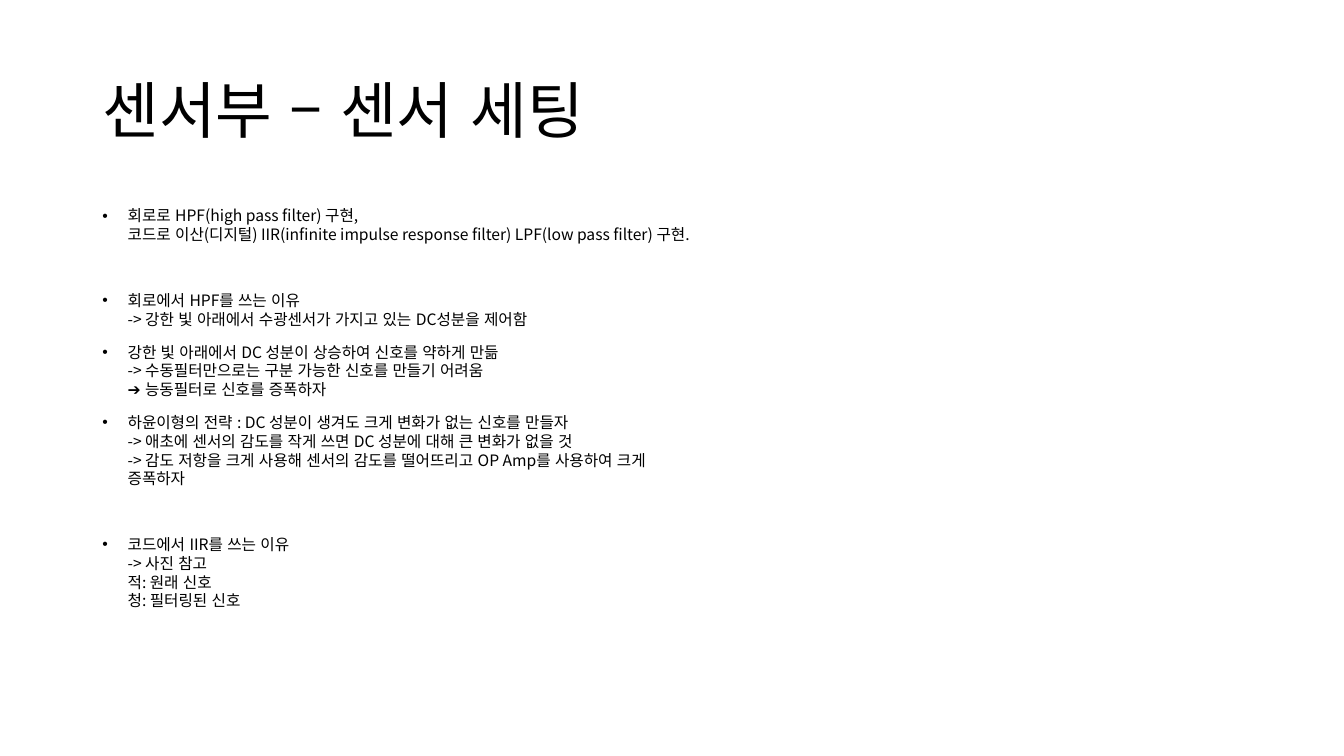
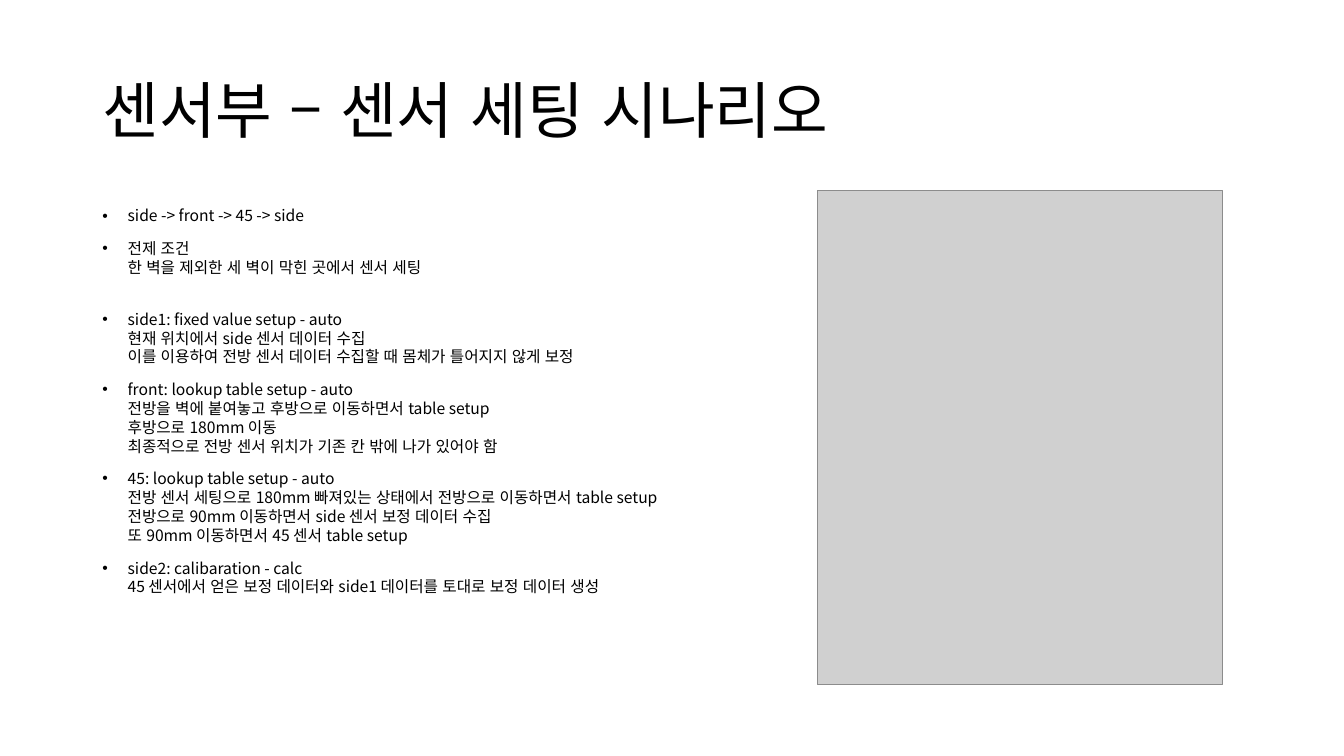
Before and after one commit to nodang/micromouse_hara, a slide deck: slide 14 of hara_instruction.pptx (slide 13 before the commit). Drawn at 1344x756 pixels with LibreOffice and Linux fonts; fonts in the diff are those of the drawing; grey boxes stand for pictures. Boxes give left, top, right and bottom in pixels: in the first picture for what was removed or moved away, otherwise in the second. Text is boxed around its words. In the diff, an @@ line names an element or a change of style, - is before the commit and + after.

```diff
--- a/hara_instruction.pptx
+++ b/hara_instruction.pptx
@@ title at [102,82,828,138]: text changed @@
-센서부 – 센서 세팅
+센서부 – 센서 세팅 시나리오
@@ text at [128,208,658,594]: text changed @@
-• 회로로 HPF(high pass filter) 구현,
-  코드로 이산(디지털) IIR(infinite impulse response filter) LPF(low pass filter) 구현.
-• 회로에서 HPF를 쓰는 이유
-  -> 강한 빛 아래에서 수광센서가 가지고 있는 DC성분을 제어함
-• 강한 빛 아래에서 DC 성분이 상승하여 신호를 약하게 만듦
-  -> 수동필터만으로는 구분 가능한 신호를 만들기 어려움
-  ➔ 능동필터로 신호를 증폭하자
-• 하윤이형의 전략 : DC 성분이 생겨도 크게 변화가 없는 신호를 만들자
-  -> 애초에 센서의 감도를 작게 쓰면 DC 성분에 대해 큰 변화가 없을 것
-  -> 감도 저항을 크게 사용해 센서의 감도를 떨어뜨리고 OP Amp를 사용하여 크게 증폭하자
-• 코드에서 IIR를 쓰는 이유
-  -> 사진 참고
-  적: 원래 신호
-  청: 필터링된 신호
+• side -> front -> 45 -> side
+• 전제 조건
+  한 벽을 제외한 세 벽이 막힌 곳에서 센서 세팅
+• side1: fixed value setup - auto
+  현재 위치에서 side 센서 데이터 수집
+  이를 이용하여 전방 센서 데이터 수집할 때 몸체가 틀어지지 않게 보정
+• front: lookup table setup - auto
+  전방을 벽에 붙여놓고 후방으로 이동하면서 table setup
+  후방으로 180mm 이동
+  최종적으로 전방 센서 위치가 기존 칸 밖에 나가 있어야 함
+• 45: lookup table setup - auto
+  전방 센서 세팅으로 180mm 빠져있는 상태에서 전방으로 이동하면서 table setup
+  전방으로 90mm 이동하면서 side 센서 보정 데이터 수집
+  또 90mm 이동하면서 45 센서 table setup
+• side2: calibaration - calc
+  45 센서에서 얻은 보정 데이터와 side1 데이터를 토대로 보정 데이터 생성
@@ picture added at [818,191,1223,686] @@
```
Also in this commit, not shown: 2 slides added, 10 other files.
